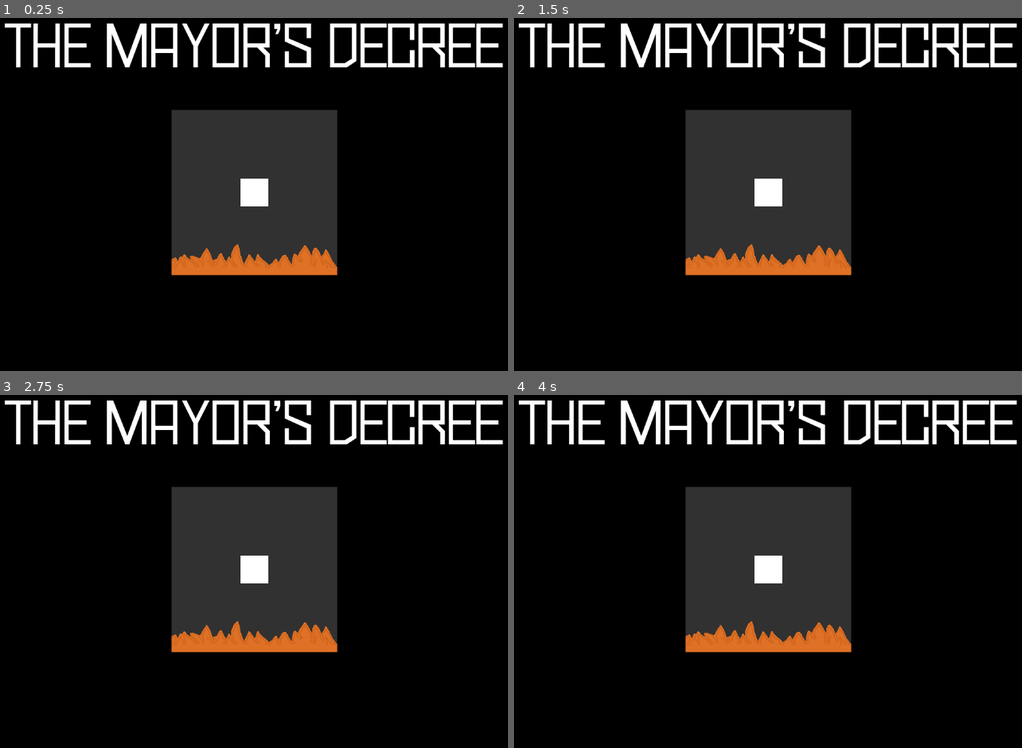
Above: before the commit, frames 1-4 (two rows, left to right).
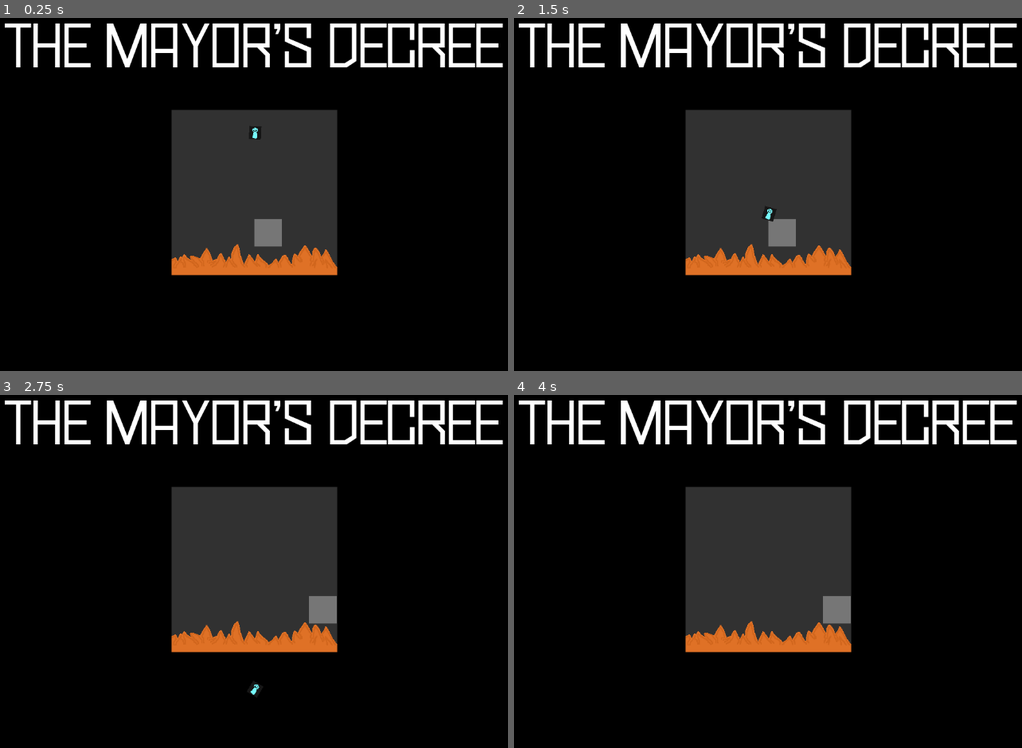
Above: after the commit, the same moments.

Repository: Synapsian/TheMayorsDecree
Game: Godot game, scene res://scenes/start_screen.tscn
Same seed, same stepped clock (60 frames per second), same inputs: the game is played once before the commit and once after it.
Inputs (mouse positions are in pixels of both pictures, inside the frame that each line leads up to):
- Up to frame 1 (0.25 s): no input
- Up to frame 2 (1.5 s): click "START" at 0.5 s; click "START" at 1.25 s
- Up to frame 3 (2.75 s): tap Enter (ui_accept) at 2, 2.27 s; move the mouse to (396, 550) at 2.02 s; hold D (move_right) from 2.03 s (still down); tap W (Interact) at 2.1 s
- Up to frame 4 (4 s): move the mouse to (641, 585) at 2.77 s; tap W (Interact) at 2.85, 3.6 s; tap Enter (ui_accept) at 3.02, 3.5 s; move the mouse to (834, 490) at 3.52 s; release D (move_right) at 3.53 s; hold A (move_left) from 3.53 s (still down)

The runs differ from the first frame. In frame 1, 0.9% of the frame differs, in the area x 47-56%, y 30-65%; in frame 2, 0.9%; in frame 3, 0.9%; in frame 4, 0.9%.

Commit message:
Continued working on food minigame
For some reason area detection isn't working???

Diff:
--- a/cooking_minigame.gd
+++ b/cooking_minigame.gd
@@ -1,14 +1,39 @@
 extends CanvasLayer
 
 @onready var spawn_location = $spawn_path/spawn_location
+@onready var pan = $pan
+var food = preload("res://food.tscn")
+
+func _launch_food():
+	var new_food = food.instantiate()
+	spawn_location.progress_ratio = randf()
+	new_food.position = spawn_location.position
+	new_food.visible = true
+	new_food.add_to_group("Food")
+	add_child(new_food)
+
 
 func start():
 	show()
 	print("Cooking minigame is now starting")
-	var random_progress = randf_range(0,1)
-	spawn_location.progress = random_progress
-	print(spawn_location.progress)
+	_launch_food()
+
+var MAX_PAN_POSITION = 675
+var MIN_PAN_POSITION = 426
+func _process(_delta: float) -> void:
+	var mouse_position = get_viewport().get_mouse_position()
+	pan.position.x = mouse_position.x
+	pan.position.x = clamp(pan.position.x,MIN_PAN_POSITION,MAX_PAN_POSITION)
 
 
 func _ready() -> void:
 	hide()
+
+# Something enters fire
+func _on_hitbox_body_entered(body: Node2D) -> void:
+	print("Entered")
+	if not body.is_in_group("Food"):
+		print("Body entered, not food: " + body.name)
+		return
+	body.queue_free()
+	print("-1 Point")
--- /dev/null
+++ b/food.gd
@@ -0,0 +1,10 @@
+extends Node2D
+
+var accelerationSpeed = 20
+var velocitySpeed = 100
+var rotationSpeed = PI/16
+
+func _process(delta: float) -> void:
+	velocitySpeed += accelerationSpeed * delta
+	position.y += velocitySpeed * delta
+	rotation += rotationSpeed * delta
--- /dev/null
+++ b/food.tscn
@@ -0,0 +1,16 @@
+[gd_scene load_steps=4 format=3 uid="uid://c6tytykmnwod5"]
+
+[ext_resource type="Texture2D" uid="uid://deg1a47hifpio" path="res://sprites/food.jpg" id="1_8txok"]
+[ext_resource type="Script" uid="uid://cvu4tgutpokcv" path="res://food.gd" id="1_pohk7"]
+
+[sub_resource type="RectangleShape2D" id="RectangleShape2D_pohk7"]
+
+[node name="StaticBody2D" type="StaticBody2D"]
+script = ExtResource("1_pohk7")
+
+[node name="sprite" type="Sprite2D" parent="."]
+scale = Vector2(0.1, 0.1)
+texture = ExtResource("1_8txok")
+
+[node name="CollisionShape2D" type="CollisionShape2D" parent="."]
+shape = SubResource("RectangleShape2D_pohk7")
--- a/minigame_handler.tscn
+++ b/minigame_handler.tscn
@@ -66,14 +66,17 @@
 anchor_right = 0.5
 anchor_bottom = 0.5
 offset_left = -25.0
-offset_top = -25.0
+offset_top = 48.0
 offset_right = 25.0
-offset_bottom = 25.0
+offset_bottom = 98.0
 grow_horizontal = 2
 grow_vertical = 2
+color = Color(0.462291, 0.462291, 0.462291, 1)
 
 [node name="spawn_path" type="Path2D" parent="cooking_minigame"]
 curve = SubResource("Curve2D_rpyik")
 
 [node name="spawn_location" type="PathFollow2D" parent="cooking_minigame/spawn_path"]
 position = Vector2(440, 190)
+
+[connection signal="body_entered" from="cooking_minigame/fire/hitbox" to="cooking_minigame" method="_on_hitbox_body_entered"]
Not shown, added: food.gd.uid
Binary file added: sprites/food.jpg
Not shown, added: sprites/food.jpg.import
